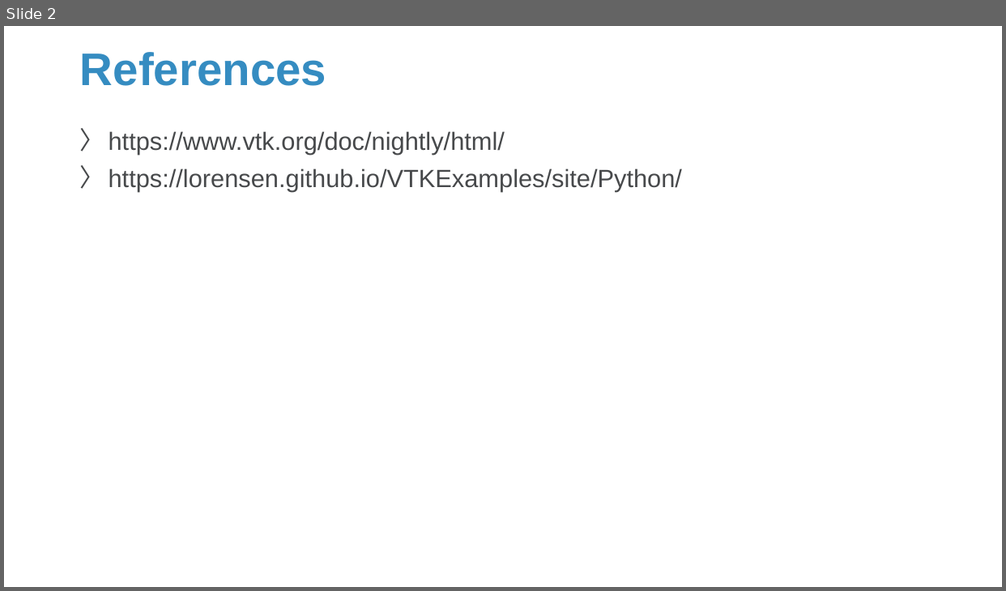
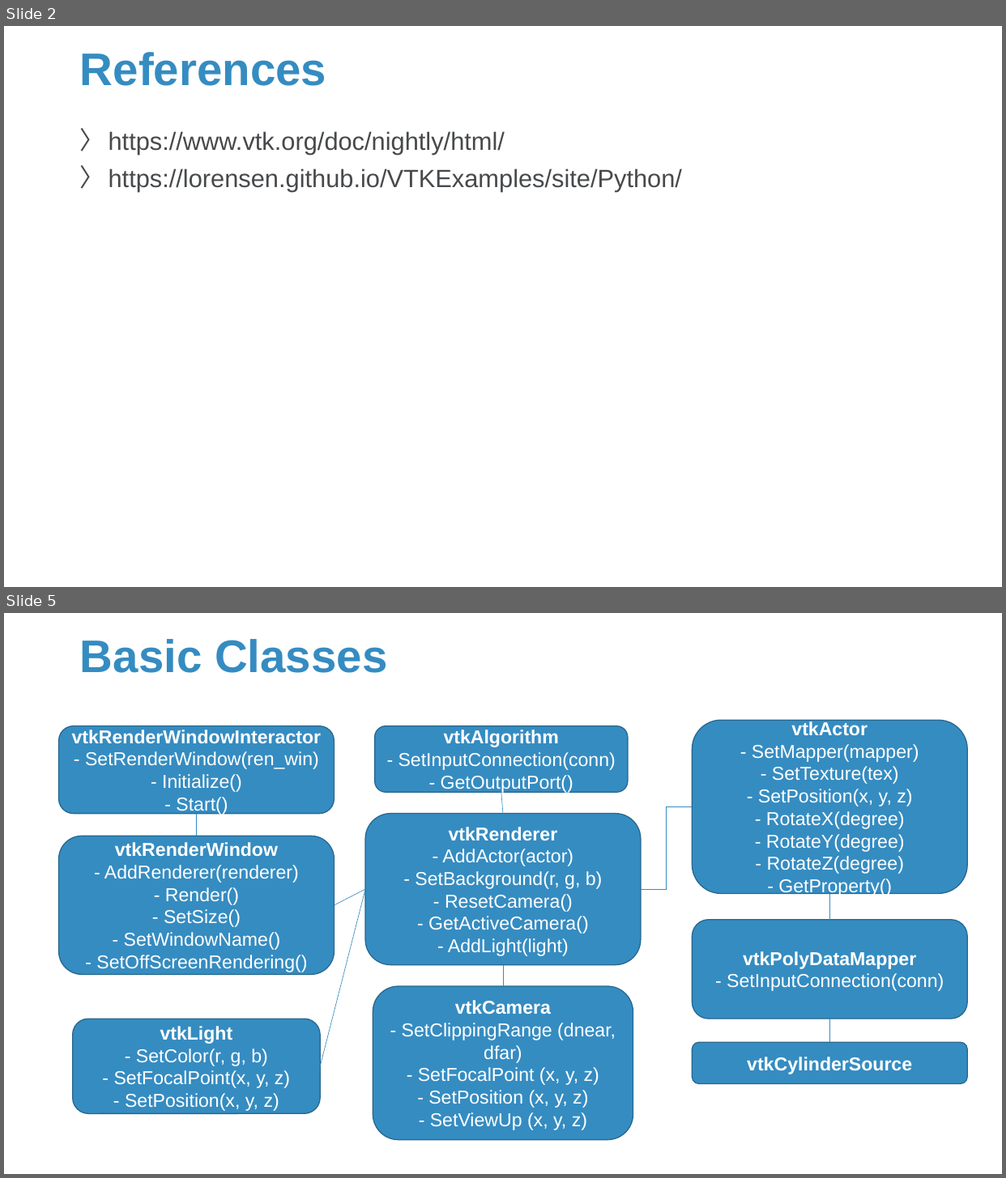
Before and after one commit to Sparks-Lu/TechNotes, a slide deck: 3D/VTK-Notes.pptx. Shown one above the other, each under a label of ours: slide 2 before the commit, slides 2 and 5 after it; the slides between them are not shown. The pictures are 1006x591 and 1006x1178 pixels, drawn with LibreOffice and Linux fonts; fonts in the diff are those of the drawing; background and template pictures are left out. Boxes give left, top, right and bottom in pixels: in the first picture for what was removed or moved away, otherwise in the second. Text is boxed around its words. In the diff, an @@ line names an element or a change of style, - is before the commit and + after.

```diff
--- a/3D/VTK-Notes.pptx
+++ b/3D/VTK-Notes.pptx
@@ slide 5 added at [4,613,1002,1174], background picture (left out) @@
@@ title added at [80,639,387,673], 44 pt, text #358CC1, bold @@
+Basic Classes
@@ rounded rectangle added at [58,726,334,814], fill #358CC1, outline #27688F 1 pt, 18 pt, text #FFFFFF @@
+vtkRenderWindowInteractor
+- SetRenderWindow(ren_win)
+- Initialize()
+- Start()
@@ rounded rectangle added at [374,726,628,792], fill #358CC1, outline #27688F 1 pt, 18 pt, text #FFFFFF @@
+vtkAlgorithm
+- SetInputConnection(conn)
+- GetOutputPort()
@@ rounded rectangle added at [692,720,967,894], fill #358CC1, outline #27688F 1 pt, 18 pt, text #FFFFFF @@
+vtkActor
+- SetMapper(mapper)
+- SetTexture(tex)
+- SetPosition(x, y, z)
+- RotateX(degree)
+- RotateY(degree)
+- RotateZ(degree)
+- GetProperty()
@@ line added from (501, 793) to (503, 814), #358CC1 0.5 pt @@
@@ elbow line added from (641, 889) to (692, 807), #358CC1 0.5 pt @@
@@ line added from (197, 814) to (197, 836), #358CC1 0.5 pt @@
@@ rounded rectangle added at [365,814,641,965], fill #358CC1, outline #27688F 1 pt, 18 pt, text #FFFFFF @@
+vtkRenderer
+- AddActor(actor)
+- SetBackground(r, g, b)
+- ResetCamera()
+- GetActiveCamera()
+- AddLight(light)
@@ rounded rectangle added at [58,836,334,974], fill #358CC1, outline #27688F 1 pt, 18 pt, text #FFFFFF @@
+vtkRenderWindow
+- AddRenderer(renderer)
+- Render()
+- SetSize()
+- SetWindowName()
+- SetOffScreenRendering()
@@ line added from (320, 1067) to (365, 889), #358CC1 0.5 pt @@
@@ line added from (334, 905) to (365, 889), #358CC1 0.5 pt @@
@@ line added from (829, 894) to (829, 920), #358CC1 0.5 pt @@
@@ rounded rectangle added at [692,920,967,1019], fill #358CC1, outline #27688F 1 pt, 18 pt, text #FFFFFF @@
+vtkPolyDataMapper
+- SetInputConnection(conn)
@@ line added from (503, 965) to (503, 986), #358CC1 0.5 pt @@
@@ rounded rectangle added at [373,986,633,1140], fill #358CC1, outline #27688F 1 pt, 18 pt, text #FFFFFF @@
+vtkCamera
+- SetClippingRange (dnear, dfar)
+- SetFocalPoint (x, y, z)
+- SetPosition (x, y, z)
+- SetViewUp (x, y, z)
@@ rounded rectangle added at [73,1019,321,1114], fill #358CC1, outline #27688F 1 pt, 18 pt, text #FFFFFF @@
+vtkLight
+- SetColor(r, g, b)
+- SetFocalPoint(x, y, z)
+- SetPosition(x, y, z)
@@ line added from (829, 1019) to (829, 1043), #358CC1 0.5 pt @@
@@ rounded rectangle added at [692,1043,967,1084], fill #358CC1, outline #27688F 1 pt, 18 pt, text #FFFFFF, bold @@
+vtkCylinderSource
```
Also in this commit, not shown: 1 slide changed, 13 other slides added, 13 other files.
